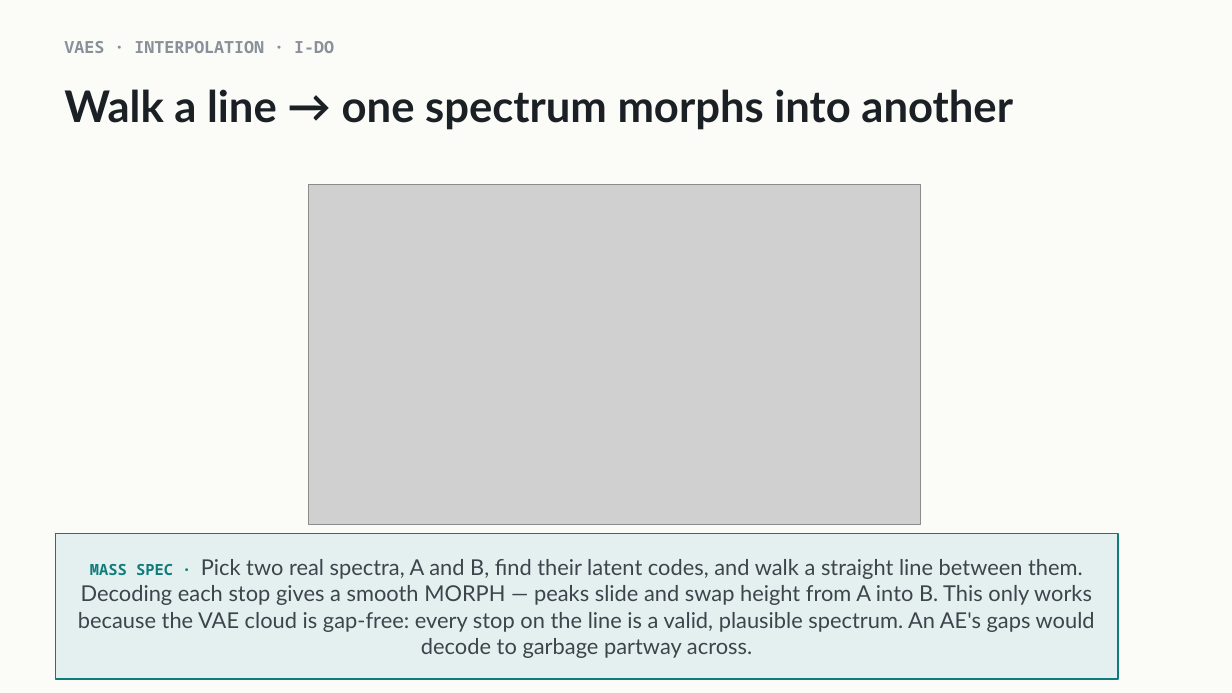
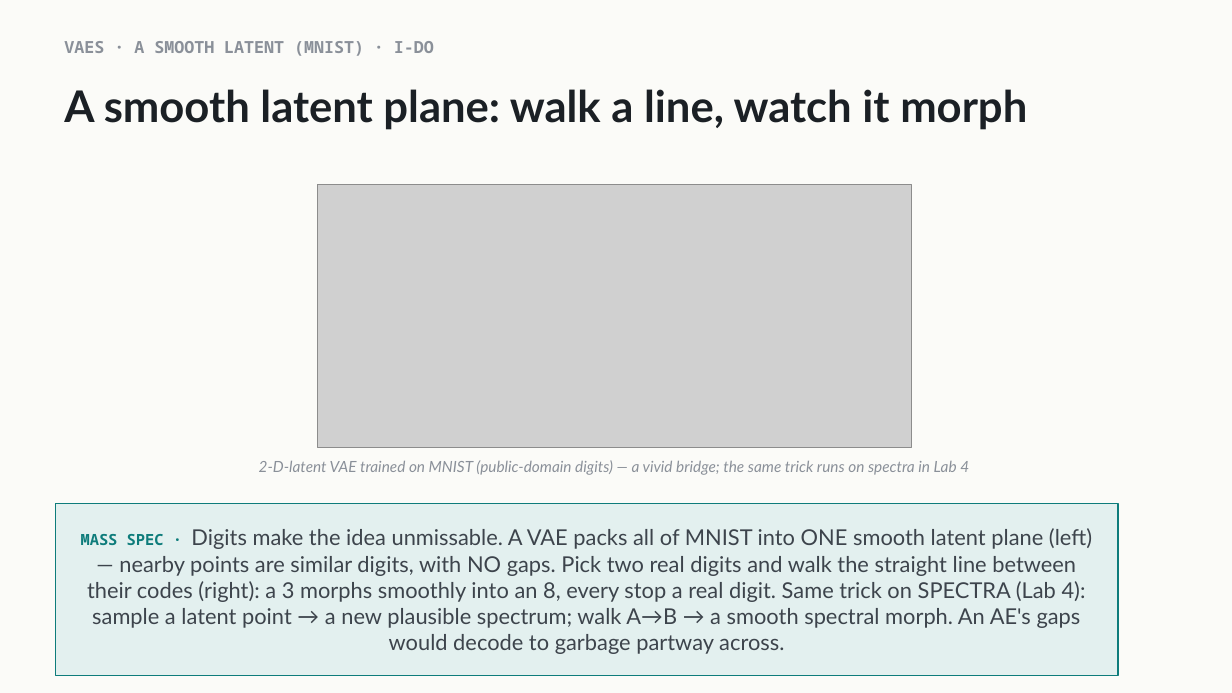
Before and after one commit to indigobio/msacl_dl_course, a slide deck: slide 10 of slides/pptx/lecture11_unsupervised.pptx. Drawn at 1232x693 pixels with LibreOffice and Linux fonts; fonts in the diff are those of the drawing; grey boxes stand for pictures. Boxes give left, top, right and bottom in pixels: in the first picture for what was removed or moved away, otherwise in the second. Text is boxed around its words. In the diff, an @@ line names an element or a change of style, - is before the commit and + after.

```diff
--- a/slides/pptx/lecture11_unsupervised.pptx
+++ b/slides/pptx/lecture11_unsupervised.pptx
@@ text at bbox=[64, 41, 434, 56]: text changed @@
-VAES · INTERPOLATION · I-DO
+VAES · A SMOOTH LATENT (MNIST) · I-DO
@@ text at bbox=[64, 89, 1027, 130]: text changed @@
-Walk a line → one spectrum morphs into another
+A smooth latent plane: walk a line, watch it morph
@@ picture: place and size @@
-picture at bbox=[309, 185, 921, 524]
+picture at bbox=[317, 185, 912, 447]
@@ text added at bbox=[259, 460, 969, 475], 12 pt, text #8A9099, italic @@
+2-D-latent VAE trained on MNIST (public-domain digits) — a vivid bridge; the same trick runs on spectra in Lab 4
@@ rectangle "MASS SPEC · Digits make ...": place and size @@
-rectangle "MASS SPEC · Digits make ..." at bbox=[55, 533, 1118, 679]
+rectangle "MASS SPEC · Digits make ..." at bbox=[55, 504, 1118, 676]
@@ text in rectangle at bbox=[81, 528, 1092, 654]: text changed @@
-MASS SPEC · Pick two real spectra, A and B, find their latent codes, and walk a straight line between them. Decoding each stop gives a smooth MORPH — peaks slide and swap height from A into B. This only works because the VAE cloud is gap-free: every stop on the line is a valid, plausible spectrum. An AE's gaps would decode to garbage partway across.
+MASS SPEC · Digits make the idea unmissable. A VAE packs all of MNIST into ONE smooth latent plane (left) — nearby points are similar digits, with NO gaps. Pick two real digits and walk the straight line between their codes (right): a 3 morphs smoothly into an 8, every stop a real digit. Same trick on SPECTRA (Lab 4): sample a latent point → a new plausible spectrum; walk A→B → a smooth spectral morph. An AE's gaps would decode to garbage partway across.
```
Also in this commit, not shown: 4 other slides changed, 9 other files.
